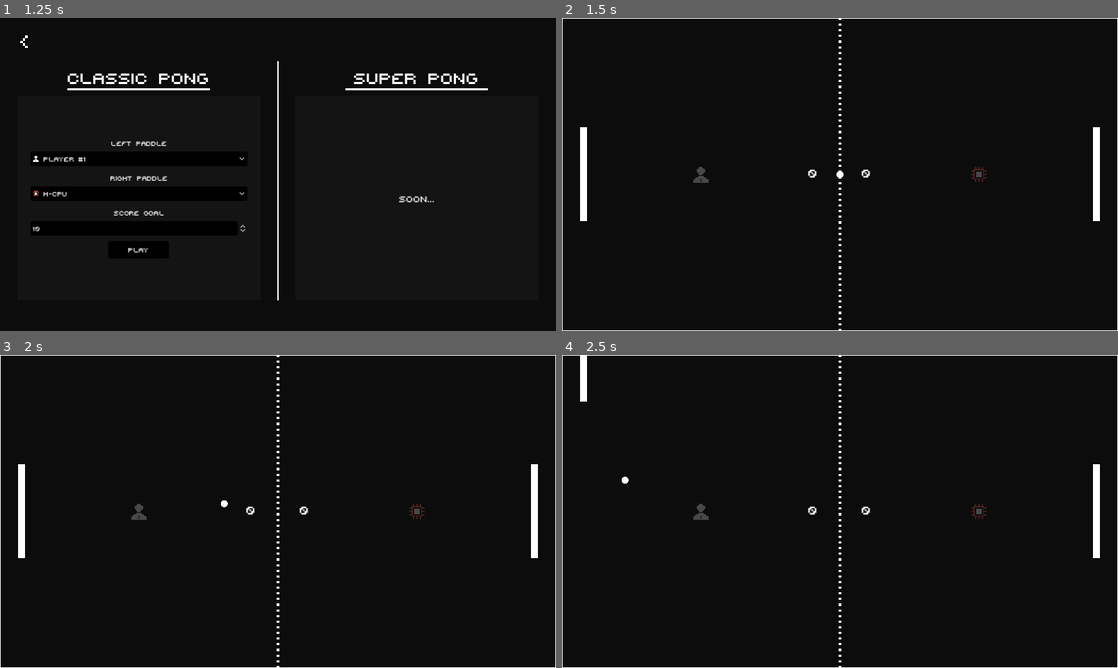
Above: before the commit, frames 1-4 (two rows, left to right).
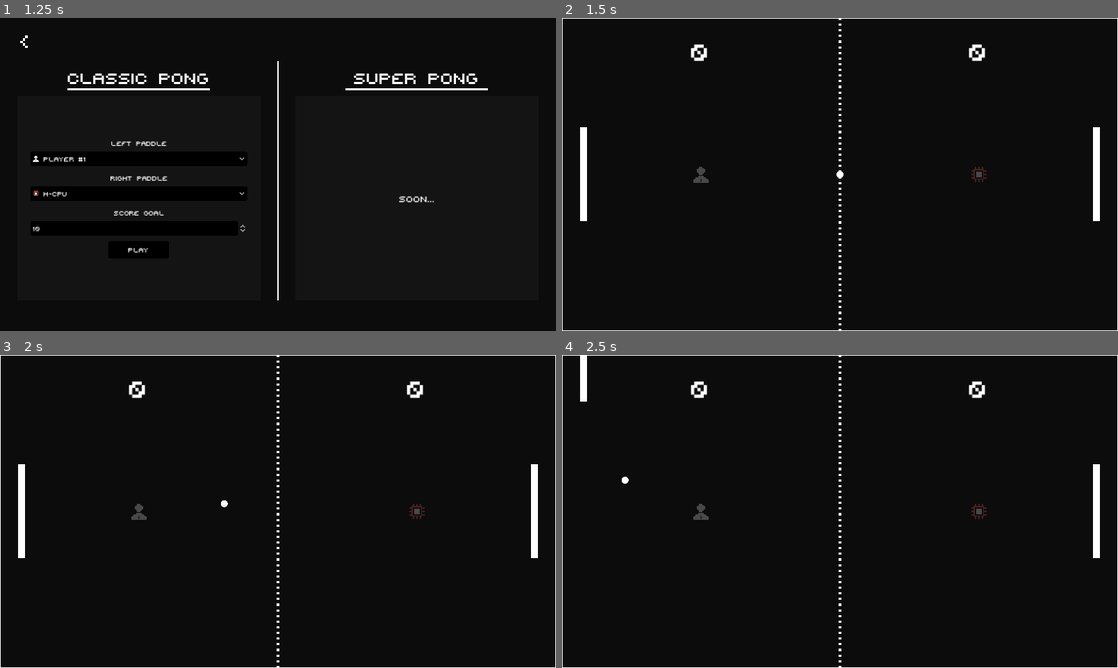
Above: after the commit, the same moments.

Repository: IamFastre/super-pong
Game: Godot game, scene res://scenes/levels/main_menu.tscn
Two runs of this game, one before a commit and one after it. Both use one fixed random seed, a clock stepped at 60 frames per second and the inputs below.
Inputs:
- Up to frame 1 (1.25 s): click "Start" at 0.5 s
- Up to frame 2 (1.5 s): click "Play" at 1.25 s
- Up to frame 3 (2 s): no input
- Up to frame 4 (2.5 s): tap Enter at 2 s; hold W (p1_up) from 2.03 s (still down); hold Shift (p1_sprint) from 2.03 s (still down)

Frame 1 is identical in both runs. In frame 2, 0.3% of the frame differs, in the area x 23-77%, y 8-52%; in frame 3, 0.3%; in frame 4, 0.3%.

Commit message:
preparing super game mode

Diff:
--- a/scenes/levels/classic_game.tscn
+++ b/scenes/levels/classic_game.tscn
@@ -18,13 +18,13 @@
 left_info = ExtResource("2_s2r8m")
 left_paddle = NodePath("PaddleLeft")
 left_goal = NodePath("GoalLeft")
-left_label = NodePath("Background/Scores/P1")
-left_icon = NodePath("Background/Icons/P1")
+left_label = NodePath("Background/ScoreLeft")
+left_icon = NodePath("Background/IconLeft")
 right_info = ExtResource("3_6vntd")
 right_paddle = NodePath("PaddleRight")
 right_goal = NodePath("GoalRight")
-right_label = NodePath("Background/Scores/P2")
-right_icon = NodePath("Background/Icons/P2")
+right_label = NodePath("Background/ScoreRight")
+right_icon = NodePath("Background/IconRight")
 
 [node name="Background" type="Control" parent="."]
 layout_mode = 3
@@ -32,77 +32,50 @@
 offset_right = 1280.0
 offset_bottom = 720.0
 
-[node name="Scores" type="Control" parent="Background"]
-layout_mode = 1
-anchors_preset = 8
-anchor_left = 0.5
-anchor_top = 0.5
-anchor_right = 0.5
-anchor_bottom = 0.5
-offset_left = -640.0
-offset_top = -360.0
-offset_right = 640.0
-offset_bottom = 360.0
-grow_horizontal = 2
-grow_vertical = 2
-
-[node name="P1" type="Label" parent="Background/Scores"]
+[node name="ScoreLeft" type="Label" parent="Background"]
 layout_mode = 1
 anchors_preset = -1
-anchor_left = 0.461
-anchor_top = 0.493
-anchor_right = 0.461
-anchor_bottom = 0.493
-offset_left = -50.08
-offset_top = -19.96
-offset_right = -0.0800171
-offset_bottom = 20.04
+anchor_left = 0.25
+anchor_top = 0.104
+anchor_right = 0.25
+anchor_bottom = 0.104
+offset_left = -25.0
+offset_top = -39.88
+offset_right = 25.0
+offset_bottom = 40.12
 grow_horizontal = 2
 grow_vertical = 2
 theme_override_fonts/font = ExtResource("3_6oe0o")
-theme_override_font_sizes/font_size = 38
+theme_override_font_sizes/font_size = 75
 text = "0"
-horizontal_alignment = 2
+horizontal_alignment = 1
 vertical_alignment = 1
 autowrap_mode = 2
 metadata/_edit_use_anchors_ = true
 
-[node name="P2" type="Label" parent="Background/Scores"]
+[node name="ScoreRight" type="Label" parent="Background"]
 layout_mode = 1
 anchors_preset = -1
-anchor_left = 0.539
-anchor_top = 0.493
-anchor_right = 0.539
-anchor_bottom = 0.493
-offset_left = 0.0799561
-offset_top = -19.96
-offset_right = 50.08
-offset_bottom = 20.04
+anchor_left = 0.75
+anchor_top = 0.104
+anchor_right = 0.75
+anchor_bottom = 0.104
+offset_left = -25.0001
+offset_top = -39.88
+offset_right = 24.9999
+offset_bottom = 40.12
 grow_horizontal = 2
 grow_vertical = 2
 theme_override_fonts/font = ExtResource("3_6oe0o")
-theme_override_font_sizes/font_size = 38
+theme_override_font_sizes/font_size = 75
 text = "0"
+horizontal_alignment = 1
 vertical_alignment = 1
 autowrap_mode = 2
 metadata/_edit_use_anchors_ = true
 
-[node name="Icons" type="Control" parent="Background"]
-modulate = Color(1, 1, 1, 0.247059)
-layout_mode = 1
-anchors_preset = 8
-anchor_left = 0.5
-anchor_top = 0.5
-anchor_right = 0.5
-anchor_bottom = 0.5
-offset_left = -640.0
-offset_top = -360.0
-offset_right = 640.0
-offset_bottom = 360.0
-grow_horizontal = 2
-grow_vertical = 2
-
-[node name="P1" type="TextureRect" parent="Background/Icons"]
+[node name="IconLeft" type="TextureRect" parent="Background"]
+modulate = Color(1, 1, 1, 0.25098)
 texture_filter = 1
 layout_mode = 1
 anchors_preset = -1
@@ -119,7 +92,8 @@
 texture = ExtResource("5_i1nia")
 metadata/_edit_use_anchors_ = true
 
-[node name="P2" type="TextureRect" parent="Background/Icons"]
+[node name="IconRight" type="TextureRect" parent="Background"]
+modulate = Color(1, 1, 1, 0.25098)
 texture_filter = 1
 layout_mode = 1
 anchors_preset = -1
--- a/scenes/levels/scripts/game_mode.gd
+++ b/scenes/levels/scripts/game_mode.gd
@@ -16,17 +16,17 @@
 @export var right_label:Label
 @export var right_icon:TextureRect
 
-@export_group("Ball")
-@export var spawn_ball_on_start:bool = true
-@export var ball_packed:PackedScene = preload("res://scenes/ball.tscn")
-@export var initial_position:Vector2 = Vector2(640, 360)
+@export_group("Ball", "ball_")
+@export var ball_spawn_on_start:bool = true
+@export var ball_packed_scene:PackedScene = preload("res://scenes/ball.tscn")
+@export var ball_initial_position:Vector2 = Vector2(640, 360)
+
+@export_group("Pause Screen", "ps_")
+@export var ps_scene:PackedScene = preload("res://scenes/screens/pause_menu.tscn")
 
 @export_group("Game Over Screen", "go_")
 @export var go_scene:PackedScene = preload("res://scenes/screens/game_over.tscn")
 @export var go_score_goal:int = 10
-
-@export_group("Pause Screen", "ps_")
-@export var ps_scene:PackedScene = preload("res://scenes/screens/pause_menu.tscn")
 
 var running:bool = true :
 	get: return running
@@ -57,9 +57,9 @@
 func get_winner() -> bool:
 	return left_score >= go_score_goal or right_score >= go_score_goal
 
-func spawn_ball(custom_initial_position:Vector2 = initial_position) -> void:
+func spawn_ball(custom_initial_position:Vector2 = ball_initial_position) -> void:
 	if running:
-		var ball_node := ball_packed.instantiate() as BallNode
+		var ball_node := ball_packed_scene.instantiate() as BallNode
 		ball_node.position = custom_initial_position
 		call_deferred('add_child', ball_node)
 		ball_spawned.emit(ball_node)
@@ -161,7 +161,7 @@
 	left_icon.texture = left_info.icon
 	right_icon.texture = right_info.icon
 
-	if spawn_ball_on_start:
+	if ball_spawn_on_start:
 		spawn_ball()
 
 func _process(_delta:float) -> void:
--- /dev/null
+++ b/scenes/levels/scripts/super_game.gd
@@ -0,0 +1,7 @@
+class_name SuperGame extends GameMode
+
+func _ready() -> void:
+	super._ready()
+
+func _process(delta:float) -> void:
+	super._process(delta)
--- /dev/null
+++ b/scenes/levels/super_game.tscn
@@ -0,0 +1,171 @@
+[gd_scene load_steps=13 format=3 uid="uid://bcsvmm8h7gobe"]
+
+[ext_resource type="FontFile" uid="uid://b5sue0dl0b1fx" path="res://assets/fonts/PIXY.ttf" id="1_l7dku"]
+[ext_resource type="Script" path="res://scenes/levels/scripts/super_game.gd" id="1_s71rq"]
+[ext_resource type="Resource" uid="uid://dqeana3x1moju" path="res://resources/human_p1.tres" id="2_4xtrh"]
+[ext_resource type="Texture2D" uid="uid://myh5fbkadyuv" path="res://assets/icons/human.png" id="2_287pu"]
+[ext_resource type="Resource" uid="uid://bh6pjt4b1kjr2" path="res://resources/cpu_hard.tres" id="3_od1on"]
+[ext_resource type="Texture2D" uid="uid://c4ttu450ldlbl" path="res://assets/icons/cpu.png" id="3_yupyo"]
+[ext_resource type="PackedScene" uid="uid://lpkcoh61r2ge" path="res://scenes/goal.tscn" id="4_a45hc"]
+[ext_resource type="PackedScene" uid="uid://dvb1h8bxlrwhn" path="res://scenes/wall.tscn" id="5_lcdnq"]
+[ext_resource type="Texture2D" uid="uid://cydgbs0cjm5ip" path="res://assets/sprites/net.png" id="6_liov1"]
+[ext_resource type="PackedScene" uid="uid://da7h22hlyy5v1" path="res://scenes/paddle.tscn" id="7_ufdwy"]
+[ext_resource type="Theme" uid="uid://6okv6pwxtji0" path="res://ui/themes/main.tres" id="8_gshl0"]
+[ext_resource type="Texture2D" uid="uid://bhbp6560u0mtw" path="res://ui/assets/pause.png" id="9_yhjls"]
+
+[node name="SuperGame" type="Node" node_paths=PackedStringArray("left_paddle", "left_goal", "left_label", "left_icon", "right_paddle", "right_goal", "right_label", "right_icon")]
+script = ExtResource("1_s71rq")
+left_info = ExtResource("2_4xtrh")
+left_paddle = NodePath("PaddleLeft")
+left_goal = NodePath("GoalLeft")
+left_label = NodePath("Background/ScoreLeft")
+left_icon = NodePath("Background/IconLeft")
+right_info = ExtResource("3_od1on")
+right_paddle = NodePath("PaddleRight")
+right_goal = NodePath("GoalRight")
+right_label = NodePath("Background/ScoreRight")
+right_icon = NodePath("Background/IconRight")
+
+[node name="Background" type="Control" parent="."]
+layout_mode = 3
+anchors_preset = 0
+offset_right = 1280.0
+offset_bottom = 720.0
+
+[node name="ScoreLeft" type="Label" parent="Background"]
+layout_mode = 1
+anchors_preset = -1
+anchor_left = 0.461
+anchor_top = 0.493
+anchor_right = 0.461
+anchor_bottom = 0.493
+offset_left = -50.08
+offset_top = -19.96
+offset_right = -0.0800171
+offset_bottom = 20.04
+grow_horizontal = 2
+grow_vertical = 2
+theme_override_fonts/font = ExtResource("1_l7dku")
+theme_override_font_sizes/font_size = 38
+text = "0"
+horizontal_alignment = 2
+vertical_alignment = 1
+autowrap_mode = 2
+metadata/_edit_use_anchors_ = true
+
+[node name="ScoreRight" type="Label" parent="Background"]
+layout_mode = 1
+anchors_preset = -1
+anchor_left = 0.539
+anchor_top = 0.493
+anchor_right = 0.539
+anchor_bottom = 0.493
+offset_left = 0.0799561
+offset_top = -19.96
+offset_right = 50.08
+offset_bottom = 20.04
+grow_horizontal = 2
+grow_vertical = 2
+theme_override_fonts/font = ExtResource("1_l7dku")
+theme_override_font_sizes/font_size = 38
+text = "0"
+vertical_alignment = 1
+autowrap_mode = 2
+metadata/_edit_use_anchors_ = true
+
+[node name="IconLeft" type="TextureRect" parent="Background"]
+modulate = Color(1, 1, 1, 0.25098)
+texture_filter = 1
+layout_mode = 1
+anchors_preset = -1
+anchor_left = 0.25
+anchor_top = 0.5
+anchor_right = 0.25
+anchor_bottom = 0.5
+offset_left = -20.0
+offset_top = -20.0
+offset_right = 20.0
+offset_bottom = 20.0
+grow_horizontal = 2
+grow_vertical = 2
+texture = ExtResource("2_287pu")
+metadata/_edit_use_anchors_ = true
+
+[node name="IconRight" type="TextureRect" parent="Background"]
+modulate = Color(1, 1, 1, 0.25098)
+texture_filter = 1
+layout_mode = 1
+anchors_preset = -1
+anchor_left = 0.75
+anchor_top = 0.5
+anchor_right = 0.75
+anchor_bottom = 0.5
+offset_left = -20.0001
+offset_top = -20.0
+offset_right = 19.9999
+offset_bottom = 20.0
+grow_horizontal = 2
+grow_vertical = 2
+texture = ExtResource("3_yupyo")
+metadata/_edit_use_anchors_ = true
+
+[node name="GoalLeft" parent="." instance=ExtResource("4_a45hc")]
+position = Vector2(-25, 360)
+
+[node name="GoalRight" parent="." instance=ExtResource("4_a45hc")]
+position = Vector2(1305, 360)
+
+[node name="Walls" type="Node" parent="."]
+
+[node name="UpperWall" parent="Walls" instance=ExtResource("5_lcdnq")]
+position = Vector2(640, 0)
+
+[node name="LowerWall" parent="Walls" instance=ExtResource("5_lcdnq")]
+position = Vector2(640, 720)
+scale = Vector2(1, -1)
+
+[node name="Net" type="Sprite2D" parent="."]
+texture_filter = 1
+position = Vector2(640, 360)
+scale = Vector2(0.5, 0.5)
+texture = ExtResource("6_liov1")
+
+[node name="PaddleLeft" parent="." instance=ExtResource("7_ufdwy")]
+position = Vector2(50, 360)
+
+[node name="PaddleRight" parent="." instance=ExtResource("7_ufdwy")]
+position = Vector2(1230, 360)
+scale = Vector2(-1, 1)
+
+[node name="Border" type="Line2D" parent="."]
+points = PackedVector2Array(1, 1, 1279, 1, 1279, 719, 1, 719)
+closed = true
+width = 2.0
+antialiased = true
+
+[node name="HUD" type="Control" parent="."]
+visible = false
+layout_mode = 3
+anchors_preset = 0
+offset_right = 1280.0
+offset_bottom = 720.0
+theme = ExtResource("8_gshl0")
+
+[node name="PauseButton" type="Button" parent="HUD"]
+texture_filter = 1
+layout_mode = 1
+anchors_preset = -1
+anchor_left = 0.035
+anchor_top = 0.062
+anchor_right = 0.035
+anchor_bottom = 0.062
+offset_left = -19.8
+offset_top = -19.64
+offset_right = 20.2
+offset_bottom = 20.36
+grow_horizontal = 2
+icon = ExtResource("9_yhjls")
+expand_icon = true
+
+[node name="Camera2D" type="Camera2D" parent="."]
+position = Vector2(640, 360)
--- a/scenes/screens/scripts/game_over.gd
+++ b/scenes/screens/scripts/game_over.gd
@@ -1,7 +1,7 @@
 @tool
 class_name GameOverScreen extends CanvasLayer
 
-@export var game:ClassicGame
+@export var game:GameMode
 @export var animation:AnimationPlayer
 
 @export_group("Scores", "score_")
--- a/scenes/screens/scripts/pause_menu.gd
+++ b/scenes/screens/scripts/pause_menu.gd
@@ -1,6 +1,6 @@
 class_name PauseScreen extends CanvasLayer
 
-@export var game:ClassicGame
+@export var game:GameMode
 @export var animation:AnimationPlayer
 
 var dying:bool = false
--- a/scripts/scene_manager.gd
+++ b/scripts/scene_manager.gd
@@ -4,12 +4,13 @@
 	MainMenu,
 	ModeSelector,
 	ClassicGame,
-	# SuperPong,
+	SuperGame,
 }
 
 const MAIN_MENU:PackedScene     = preload("res://scenes/levels/main_menu.tscn")
 const MODE_SELECTOR:PackedScene = preload("res://scenes/levels/mode_selector.tscn")
 const CLASSIC_GAME:PackedScene  = preload("res://scenes/levels/classic_game.tscn")
+const SUPER_GAME:PackedScene  = preload("res://scenes/levels/super_game.tscn")
 
 var current:Node
 var history:Array[Scene] = []
@@ -21,6 +22,7 @@
 		Scene.MainMenu:     s = MAIN_MENU
 		Scene.ModeSelector: s = MODE_SELECTOR
 		Scene.ClassicGame:  s = CLASSIC_GAME
+		Scene.SuperGame:    s = SUPER_GAME
 		_: assert(false, "Unknown scene id")
 
 	call_deferred("_deferred_switch_to_node", s.instantiate())
